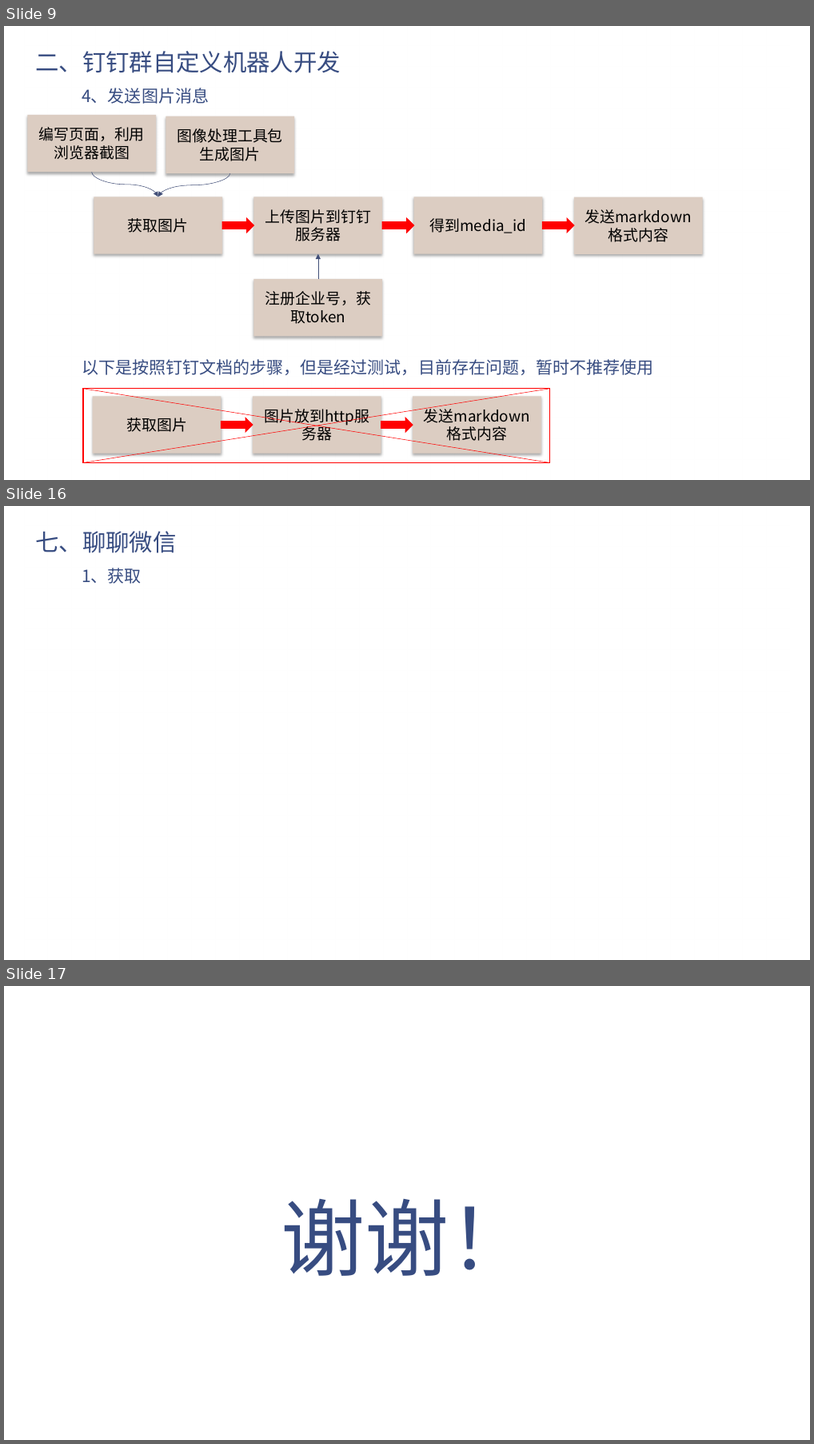
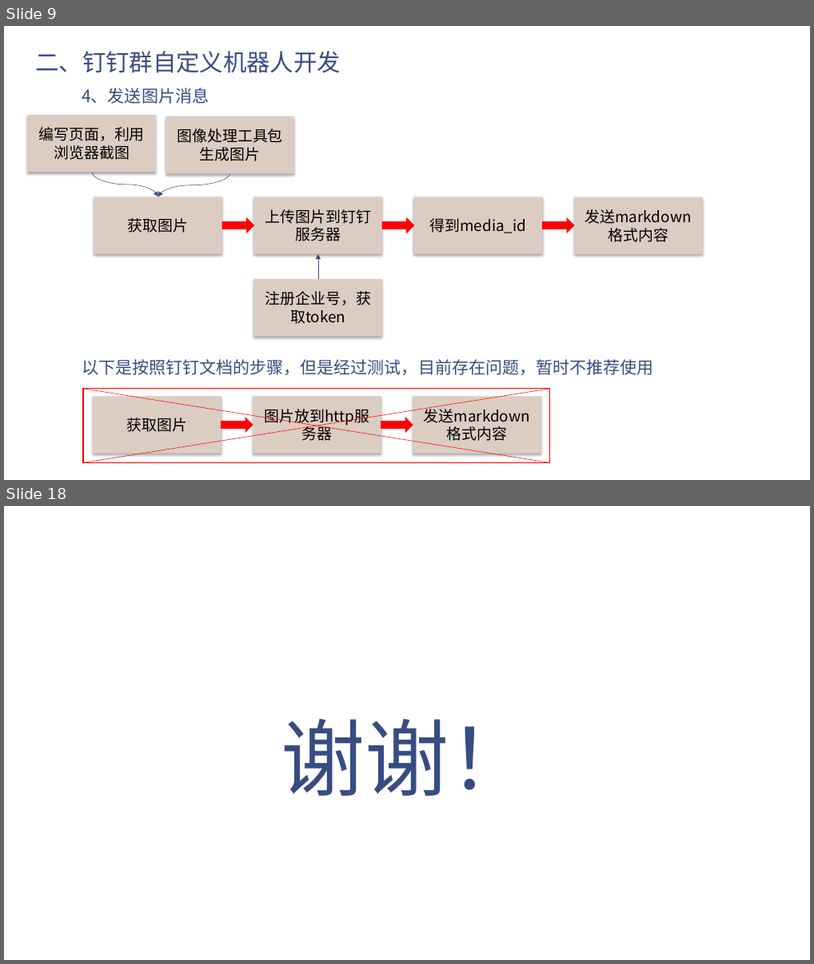
Before and after one commit to e271828182/dd_talk, a slide deck: 钉钉机器人.pptx. Shown one above the other, each under a label of ours: slides 9, 16 and 17 before the commit, slides 9 and 18 after it; the slides between them are not shown. The pictures are 814x1444 and 814x964 pixels, drawn with LibreOffice and Linux fonts; fonts in the diff are those of the drawing; background and template pictures are left out. Boxes give left, top, right and bottom in pixels: in the first picture for what was removed or moved away, otherwise in the second. Text is boxed around its words. In the diff, an @@ line names an element or a change of style, - is before the commit and + after.

```diff
--- a/钉钉机器人.pptx
+++ b/钉钉机器人.pptx
@@ slide 16 removed at (x1=4, y1=506, x2=810, y2=960), background picture (left out); not listed: 1 template element that a slide beside it also shows @@
@@ title removed at (x1=35, y1=531, x2=176, y2=553) @@
-七、聊聊微信
@@ text removed at (x1=82, y1=568, x2=142, y2=584) @@
-1、获取
@@ what was slide 17 is now slide 18 @@
```
Also in this commit, not shown: 9 slides changed, 2 slides added, 1 other file.
